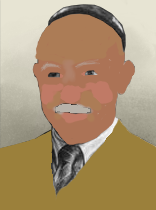
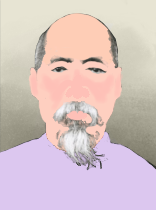
Comparing the layer stacks of the two w=156, h=210 images. Changes:
added layer "Colour copy #4" (lch color) above "Pasted Layer" over [0, 13, 156, 210]
added layer "Pasted Layer" above "k" over [0, 13, 156, 210]
moved "k" above "Colour copy #3" over [0, 4, 156, 210]
hid "Colour copy #3" over [0, 13, 156, 210]
hid "6 #1" over [0, 4, 156, 210]
